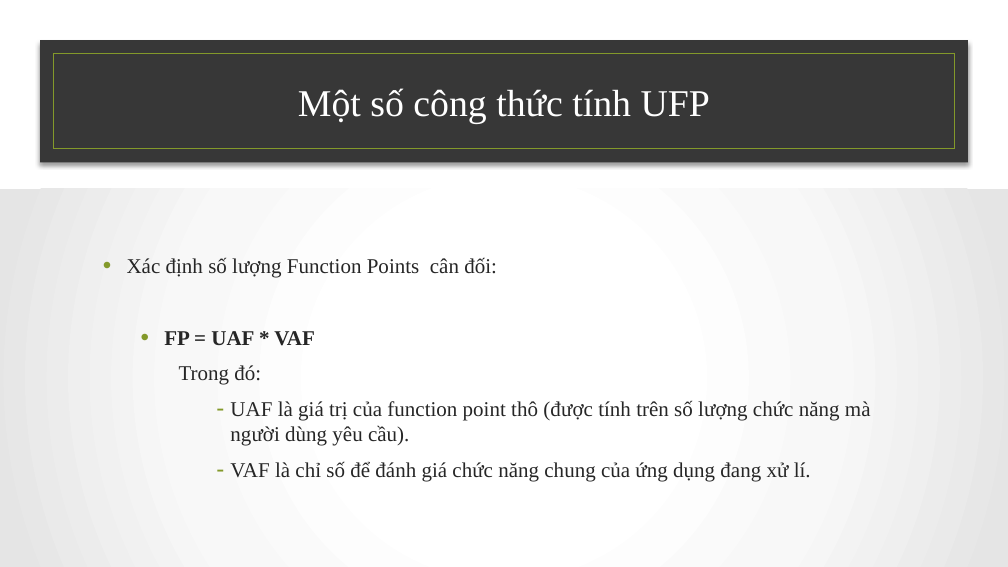
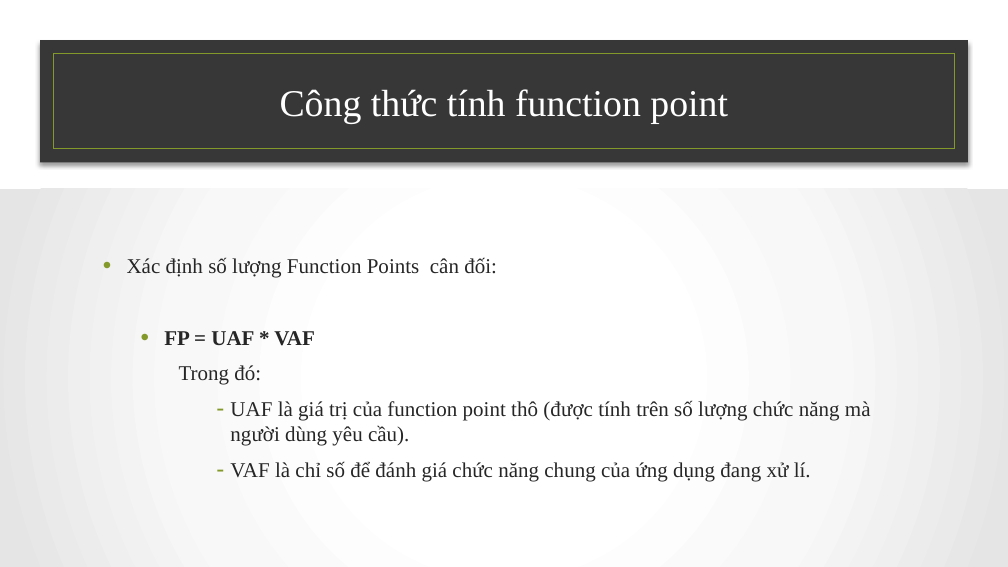
Before and after one commit to NamBang/CEMEM, a slide deck: slide 39 of Funciton-Point .pptx (slide 36 before the commit). Drawn at 1008x567 pixels with LibreOffice and Linux fonts; fonts in the diff are those of the drawing; background and template pictures are left out. Boxes give left, top, right and bottom in pixels: in the first picture for what was removed or moved away, otherwise in the second. Text is boxed around its words. In the diff, an @@ line names an element or a change of style, - is before the commit and + after.

```diff
--- a/Funciton-Point .pptx
+++ b/Funciton-Point .pptx
@@ title at (x1=280, y1=89, x2=728, y2=124): text changed @@
-Một số công thức tính UFP
+Công thức tính function point
```
Also in this commit, not shown: 10 other slides changed, 4 slides added, 1 slide removed.
